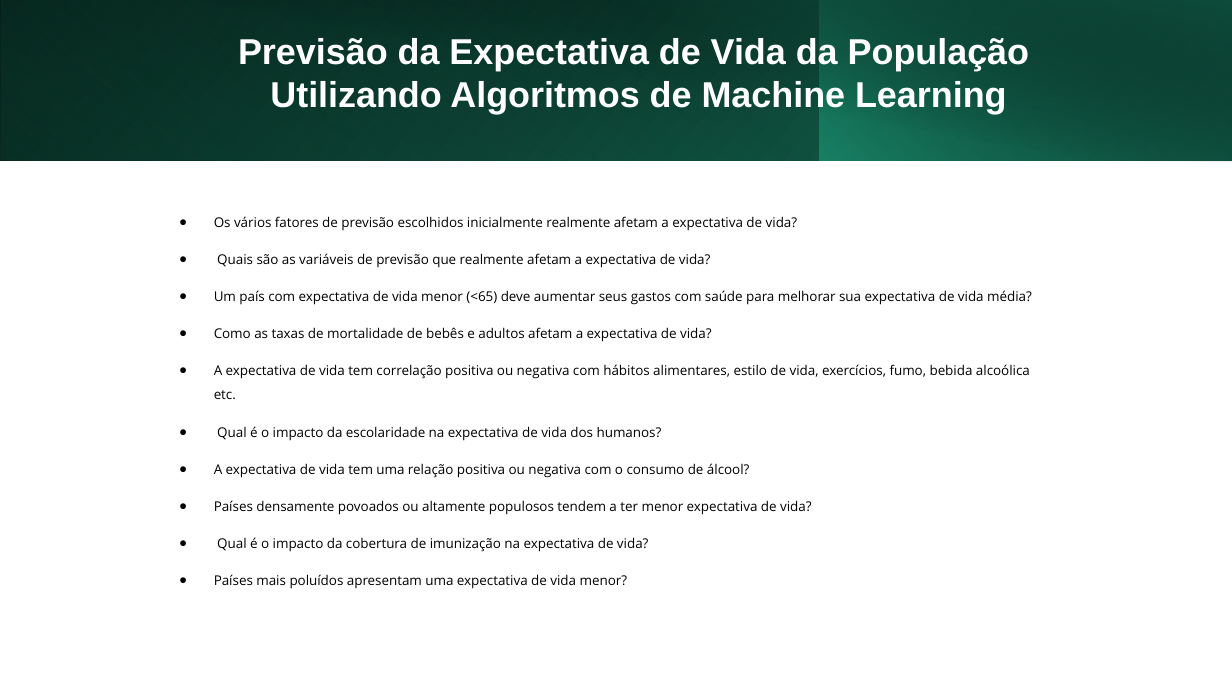
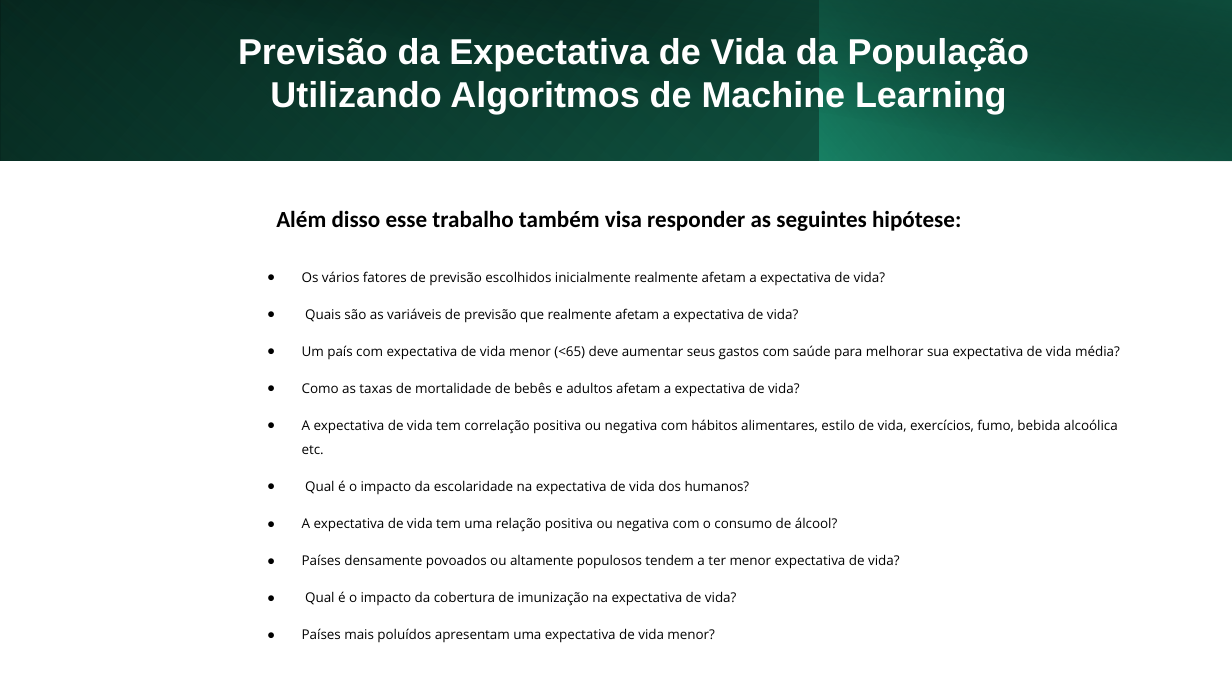
Before and after one commit to alessandra-barbosa/life_expectancy_prediction, a slide deck: slide 4 of pdf/life_expectancy.pptx. Drawn at 1232x693 pixels with LibreOffice and Linux fonts; fonts in the diff are those of the drawing. Boxes give left, top, right and bottom in pixels: in the first picture for what was removed or moved away, otherwise in the second. Text is boxed around its words. In the diff, an @@ line names an element or a change of style, - is before the commit and + after.

```diff
--- a/pdf/life_expectancy.pptx
+++ b/pdf/life_expectancy.pptx
@@ text added at (276,210,961,231), 18 pt, text #000000, bold @@
+Além disso esse trabalho também visa responder as seguintes hipótese:
@@ text "Os vários fatores de previsão ...": place and size @@
-text "Os vários fatores de previsão ..." at (214,216,1032,589)
+text "Os vários fatores de previsão ..." at (302,271,1120,643)
```
Also in this commit, not shown: 5 other slides changed, 2 slides added, 1 other file.
